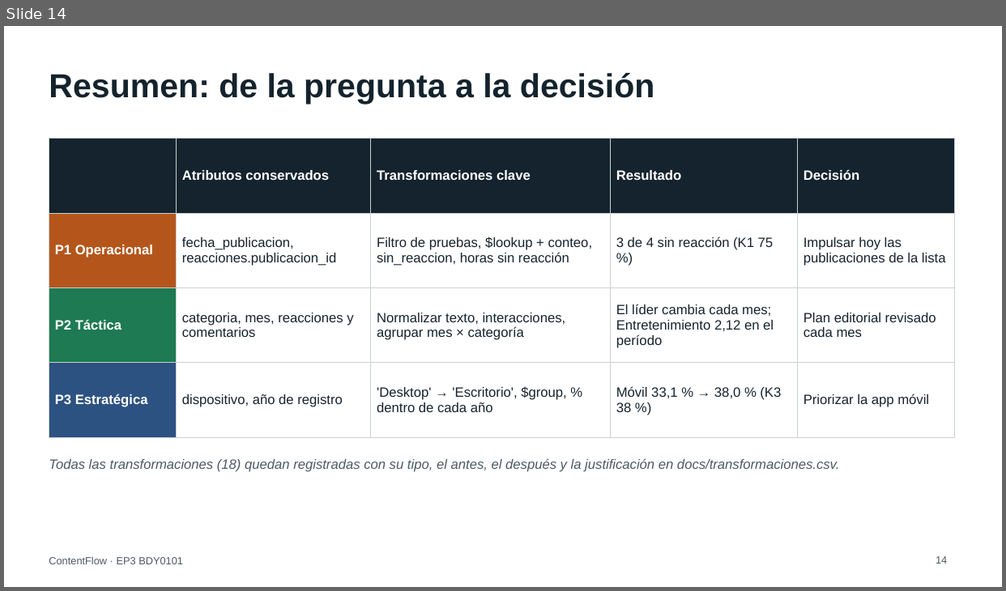
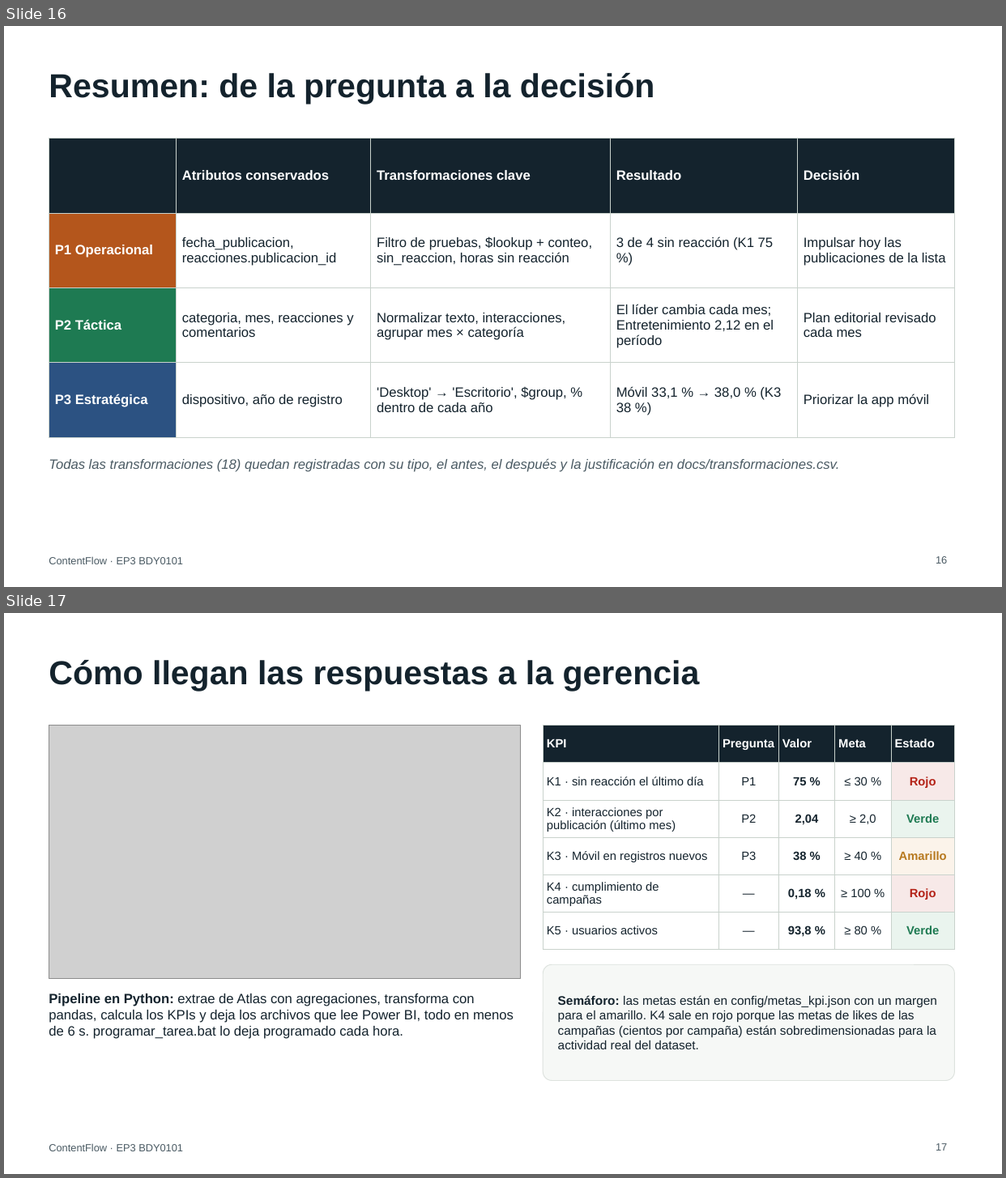
Before and after one commit to 99nicolas/contentflow-ep3-bdy0101, a slide deck: docs/ContentFlow_EP3_Presentacion.pptx. Shown one above the other, each under a label of ours: slide 14 before the commit, slides 16 and 17 after it. The pictures are 1006x591 and 1006x1178 pixels, drawn with LibreOffice and Linux fonts; fonts in the diff are those of the drawing; grey boxes stand for pictures. Boxes give left, top, right and bottom in pixels: in the first picture for what was removed or moved away, otherwise in the second. Text is boxed around its words. In the diff, an @@ line names an element or a change of style, - is before the commit and + after.

Commit message:
Presentación con contexto del caso y los nuevos dashboards

```diff
--- a/docs/ContentFlow_EP3_Presentacion.pptx
+++ b/docs/ContentFlow_EP3_Presentacion.pptx
@@ slide 17 added at (x1=4, y1=613, x2=1002, y2=1174), background #FFFFFF; not listed: 1 template element that a slide beside it also shows @@
@@ title added at (x1=49, y1=660, x2=700, y2=691), 32 pt, text #14232D, bold @@
+Cómo llegan las respuestas a la gerencia
@@ picture added at (x1=49, y1=726, x2=521, y2=979) @@
@@ table added at (x1=543, y1=726, x2=955, y2=939), 6 rows, 5 columns @@
+KPI | Pregunta | Valor | Meta | Estado
+K1 · sin reacción el último día | P1 | 75 % | ≤ 30 % | Rojo
+K2 · interacciones por publicación (último mes) | P2 | 2,04 | ≥ 2,0 | Verde
+K3 · Móvil en registros nuevos | P3 | 38 % | ≥ 40 % | Amarillo
+K4 · cumplimiento de campañas | — | 0,18 % | ≥ 100 % | Rojo
+K5 · usuarios activos | — | 93,8 % | ≥ 80 % | Verde
@@ rounded rectangle added at (x1=543, y1=965, x2=955, y2=1081), fill #F6F8F6, outline #DDE2DE 0.75 pt @@
@@ text added at (x1=49, y1=994, x2=513, y2=1039), 13 pt, text #14232D @@
+Pipeline en Python: extrae de Atlas con agregaciones, transforma con pandas, calcula los KPIs y deja los archivos que lee Power BI, todo en menos de 6 s. programar_tarea.bat lo deja programado cada hora.
@@ text added at (x1=558, y1=995, x2=937, y2=1050), 12 pt, text #14232D @@
+Semáforo: las metas están en config/metas_kpi.json con un margen para el amarillo. K4 sale en rojo porque las metas de likes de las campañas (cientos por campaña) están sobredimensionadas para la actividad real del dataset.
@@ page number added at (x1=936, y1=1144, x2=947, y2=1151), 10 pt, text #4A5A63 @@
+17
@@ what was slide 14 is now slide 16 @@
@@ page number at (x1=936, y1=557, x2=947, y2=564): text changed @@
-14
+16
```
Also in this commit, not shown: 5 slides changed, 3 other slides added, 1 slide removed, 1 other file.
